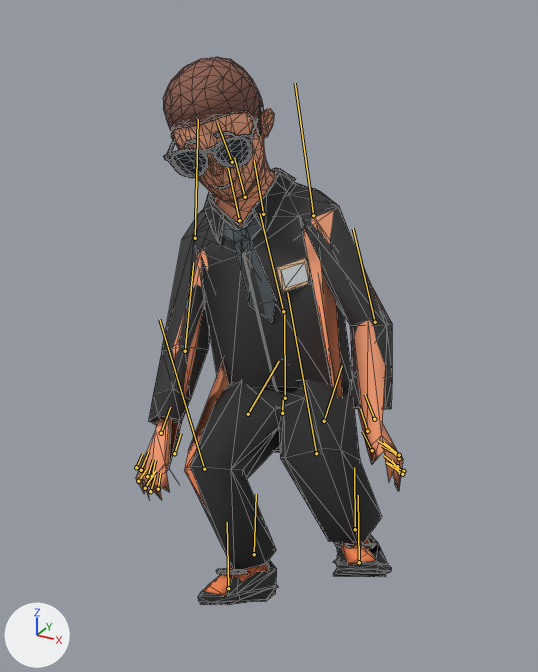
The glTF model public/models/supplied/jacket.glb: old version first, new version second.
Rendered twice from a camera (50 mm lens) standing at (0.723, -1.493, 1.44) and looking at (-0.012, -0.157, 0.772). Every picture has the same lights, and +X, +Y and +Z are marked at lower left. The older version comes first. Both versions are drawn at frame 48 of the action 'Sit'; the numbers are the values there. The bones that change, and the others that lie on the model, are drawn over the model as lines. Mesh edges are drawn as thin lines.

The first picture shows 'CivilianBody'.
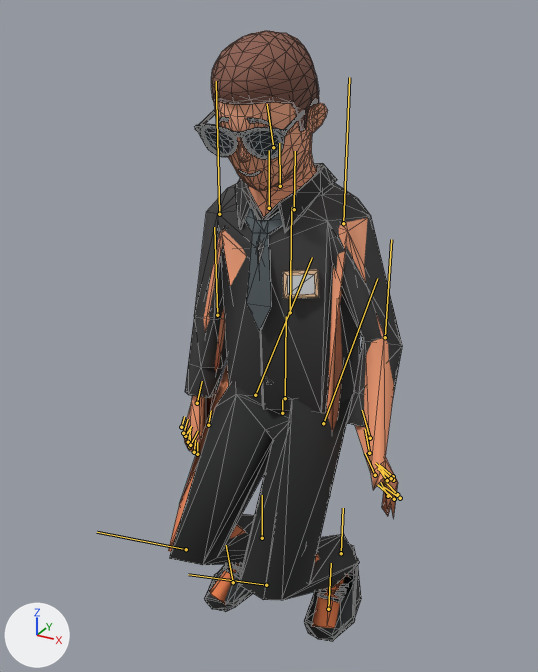
Changed parts and their boxes (x1, y1, x2, y2) in the pictures (538 x 672 px):
'CivilianBody', posed (12% narrower, 12% taller): before (136, 57, 403, 605); after (168, 30, 402, 642)
bone 'Hips', root to tip: before (282, 413) to (283, 397); after (282, 413) to (282, 399)
bone 'LeftUpLeg', root to tip: before (324, 421) to (342, 365); after (323, 423) to (377, 278)
bone 'LeftLeg', root to tip: before (316, 453) to (287, 292); after (266, 585) to (188, 574)
bone 'LeftFoot', root to tip: before (355, 529) to (354, 467); after (341, 553) to (343, 508)
bone 'Spine', root to tip: before (285, 398) to (284, 311); after (285, 398) to (286, 316)
bone 'Spine1', root to tip: before (283, 311) to (260, 213); after (290, 312) to (291, 207)
bone 'LeftShoulder', root to tip: before (263, 214) to (254, 160); after (294, 209) to (295, 151)
bone 'LeftArm', root to tip: before (313, 215) to (295, 83); after (343, 223) to (349, 77)
bone 'LeftForeArm', root to tip: before (375, 322) to (353, 228); after (385, 337) to (391, 239)
bone 'RightShoulder', root to tip: before (239, 220) to (228, 167); after (269, 208) to (269, 150)
bone 'RightArm', root to tip: before (195, 238) to (198, 119); after (219, 214) to (216, 81)
bone 'RightForeArm', root to tip: before (185, 351) to (193, 262); after (217, 315) to (214, 227)
bone 'RightUpLeg', root to tip: before (248, 414) to (279, 361); after (255, 395) to (312, 257)
bone 'RightLeg', root to tip: before (204, 469) to (159, 319); after (186, 549) to (97, 532)
bone 'RightFoot', root to tip: before (254, 554) to (256, 494); after (262, 538) to (262, 495)

What the commit changed:
Bone 'Hips' (bone_hips) turns from (-40, 18, 8) to (0, 0, 0) degrees about its own x, y and z.
Bone 'LeftUpLeg' (bone_leftupleg) turns from (-54, 0, 0) to (-49, 0, 0) degrees about its own x, y and z.
Bone 'LeftLeg' (bone_leftleg) turns from (109, 0, 0) to (97, 0, 0) degrees about its own x, y and z.
Bone 'LeftFoot' (bone_leftfoot) turns from (-54, 0, 0) to (-49, 0, 0) degrees about its own x, y and z.
Bone 'Spine' (bone_spine) turns from (23, 6, -1) to (0, 0, 0) degrees about its own x, y and z.
Bone 'Spine1' (bone_spine1) turns from (16, -10, 9) to (0, 0, 0) degrees about its own x, y and z.
Bone 'LeftShoulder' (bone_leftshoulder) turns from (3, -4, -4) to (0, 0, 0) degrees about its own x, y and z.
Bone 'LeftArm' (bone_leftarm) turns from (-7, -21, 4) to (0, 0, 0) degrees about its own x, y and z.
Bone 'LeftForeArm' (bone_leftforearm) turns from (4, -2, 5) to (0, 0, 0) degrees about its own x, y and z.
Bone 'RightShoulder' (bone_rightshoulder) turns from (-2, -9, -1) to (0, 0, 0) degrees about its own x, y and z.
Bone 'RightArm' (bone_rightarm) turns from (-21, 2, -5) to (0, 0, 0) degrees about its own x, y and z.
Bone 'RightForeArm' (bone_rightforearm) turns from (-6, 8, -2) to (0, 0, 0) degrees about its own x, y and z.
Bone 'RightUpLeg' (bone_rightupleg) turns from (-54, 0, 0) to (-49, 0, 0) degrees about its own x, y and z.
Bone 'RightLeg' (bone_rightleg) turns from (109, 0, 0) to (97, 0, 0) degrees about its own x, y and z.
Bone 'RightFoot' (bone_rightfoot) turns from (-54, 0, 0) to (-49, 0, 0) degrees about its own x, y and z.
